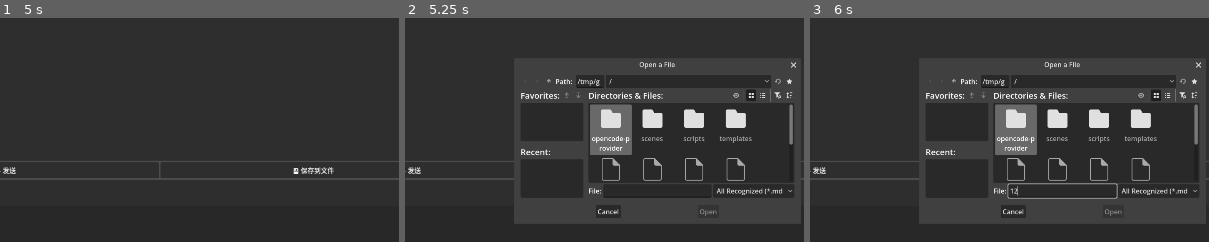
Above: before the commit, frames 1-3 (left to right).
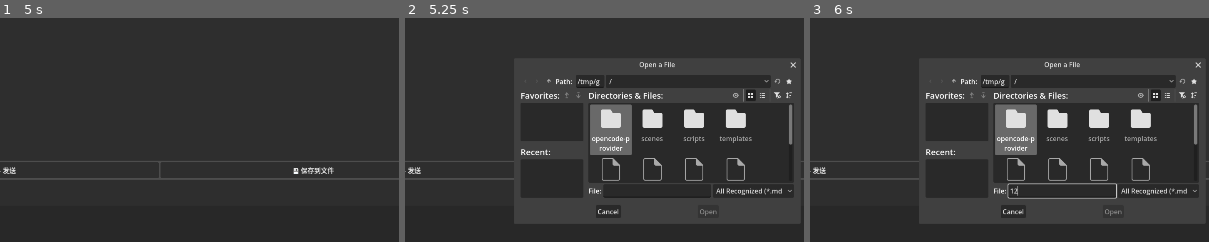
Above: after the commit, the same moments.

Repository: fkyah3/experiment-console
Game: Godot game, scene res://scenes/ExperimentPanel.tscn
Same seed, same stepped clock (60 frames per second), same inputs: the game is played once before the commit and once after it.
Inputs (mouse positions are % of the whole screen's width and height, from its top left):
- Up to frame 1 (5 s): click (71, 1) at 0.52 s; type "Alex" at 0.6 s; click (50, 96) at 0.75 s; type "12" at 0.83 s; click "deepseek-v4-flash" at 1.25 s; click "思考模式" at 2 s; click "high" at 2.75 s; click "探索分离" at 3.5 s; click "裸模式" at 4.25 s
- Up to frame 2 (5.25 s): click "📄 加载文件" at 5 s
- Up to frame 3 (6 s): click (50, 60) at 5.77 s; type "12" at 5.85 s
The pictures show only the part of the screen within x 18-68%, y 21-71%; the shares and areas given below are measured in that part.

Frame 1 is identical in both runs. In frame 2, 0.4% of the frame differs, in the area x 76-98%, y 19-80%; in frame 3, 0.5%, in the area x 76-98%, y 19-81%.

Commit message:
chore: 剩余 2 个 SHADOWED_GLOBAL_IDENTIFIER 警告
BatchRunner.gd 和 ExperimentPanel.gd 的 const APIBuilder 改为
const _APIBuilder，消除 shadow 警告。调用仍走全局 class_name

Diff:
--- a/scripts/BatchRunner.gd
+++ b/scripts/BatchRunner.gd
@@ -1,7 +1,7 @@
 class_name BatchRunner
 extends RefCounted
 
-const APIBuilder = preload("res://scripts/APIBuilder.gd")
+const _APIBuilder = preload("res://scripts/APIBuilder.gd")
 
 signal progress_updated(done: int, failed: int, total: int, running: int)
 signal all_done(success: int, failed: int)
--- a/scripts/ExperimentPanel.gd
+++ b/scripts/ExperimentPanel.gd
@@ -3,7 +3,7 @@
 
 signal experiment_saved(path: String)
 
-const APIBuilder = preload("res://scripts/APIBuilder.gd")
+const _APIBuilder = preload("res://scripts/APIBuilder.gd")
 const ExperimentModelScript = preload("res://scripts/ExperimentModel.gd")
 const BatchRunnerScript = preload("res://scripts/BatchRunner.gd")
 
